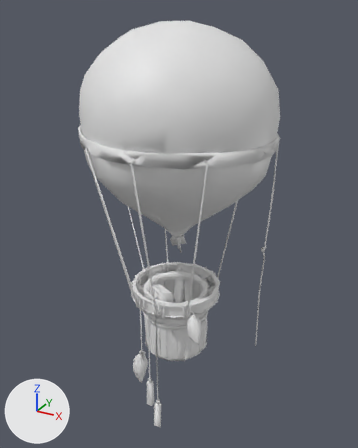
Renders of the COLLADA model Objects3d/balloon.dae from each side of a commit.
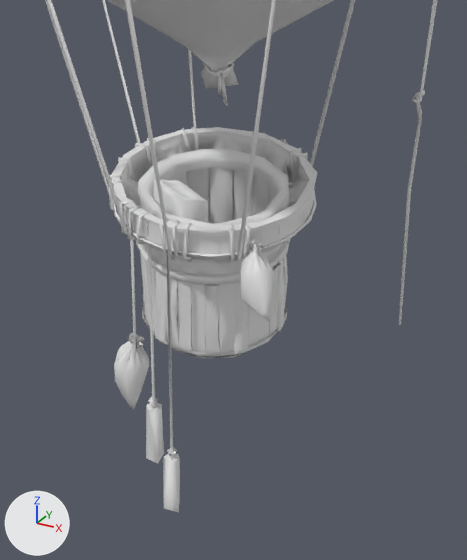
The first picture shows the older version from a 50 mm camera at (3.94, -7.05, 6.13) aimed at (-0.03, 0.16, 2.53). The close-ups show both versions on the part from 23% to 79% of the width and 46% to 100% of the height of that picture; other places that the commit changed are outside them. Lighting does not change. The marker at lower left points along +X, +Y and +Z. Where no turn or scale is listed for an object, it has been applied to the vertices.

In view in the first close-up: 'base'.
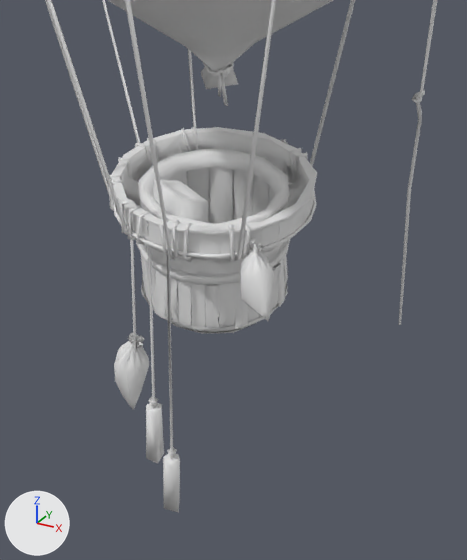
The newer file is also rescaled (x14.15), turned or shifted as a whole; pictures and numbers use the older file's frame.

Changed parts and their boxes (x1, y1, x2, y2) in the close-ups (467 x 560 px; the box of a moved part takes in the faces that stretch with it):
```json
{"part": 1, "of": "me_balonn_005_verh_0_003", "change": "moved or reshaped", "before": [174, 338, 242, 358], "after": [173, 308, 260, 334]}
{"part": 2, "of": "me_balonn_005_verh_0_003", "change": "moved or reshaped", "before": [172, 347, 255, 358], "after": [171, 317, 260, 334]}
{"part": 3, "of": "me_balonn_005_verh_0_003", "change": "moved or reshaped", "before": [142, 301, 287, 356], "after": [141, 267, 288, 331]}
{"part": 4, "of": "me_balonn_005_verh_0_003", "change": "moved or reshaped", "before": [143, 201, 286, 353], "after": [176, 201, 285, 328]}
{"part": 5, "of": "me_balonn_005_verh_0_003", "change": "moved or reshaped", "before": [140, 192, 288, 354], "after": [140, 192, 288, 329]}
{"part": 6, "of": "me_balonn_005_verh_0_003", "change": "shading changed", "before": [45, 0, 437, 513], "after": [45, 0, 437, 513]}
```

Scene script edits in JSON lines:
```json
{"block": "me_balonn_005_verh_0_003", "where": "me_balonn_005_verh_0_003.from_pydata(...)  # 3000 vertices, 4090 faces; spans x -1.65..1.68, y -1.62..1.72, z -1.44..5.94"}
{"block": "me_balonn_005_verh_0_003", "where": "# used by ob_base; location = (0.0, 0.0, 0.0)"}
{"block": "me_balonn_005_verh_0_003", "change": "me_balonn_005_verh_0_003 part 1: the loose piece of 38 vertices spanning x -0.5..0.5, y -0.5..0.5, z -0.02..-0.01 is moved by (0.0, 0.0, 0.25)"}
{"block": "me_balonn_005_verh_0_003", "change": "me_balonn_005_verh_0_003 part 2: the loose piece of 57 vertices spanning x -0.52..0.52, y -0.52..0.52, z -0.02..0.01 is moved by (0.0, 0.0, 0.25)"}
{"block": "me_balonn_005_verh_0_003", "change": "me_balonn_005_verh_0_003 part 3: the loose piece of 76 vertices spanning x -0.61..0.61, y -0.61..0.61, z 0.08..0.13 is moved by (0.0, 0.0, 0.25)"}
{"block": "me_balonn_005_verh_0_003", "change": "me_balonn_005_verh_0_003 part 4: all 36 vertices in x -0.61..0.58, y -0.6..0.48, z 0.29..0.38 are moved by (0.0, 0.0, 0.11)"}
{"block": "me_balonn_005_verh_0_003", "change": "me_balonn_005_verh_0_003 part 5: 136 of the vertices in x -0.59..0.62, y -0.6..0.61, z 0.0..0.23 are moved by (0.0, 0.0, 0.25)"}
{"block": "me_balonn_005_verh_0_003", "change": "me_balonn_005_verh_0_003 part 6: edges marked sharp go from 227 to 229"}
```
